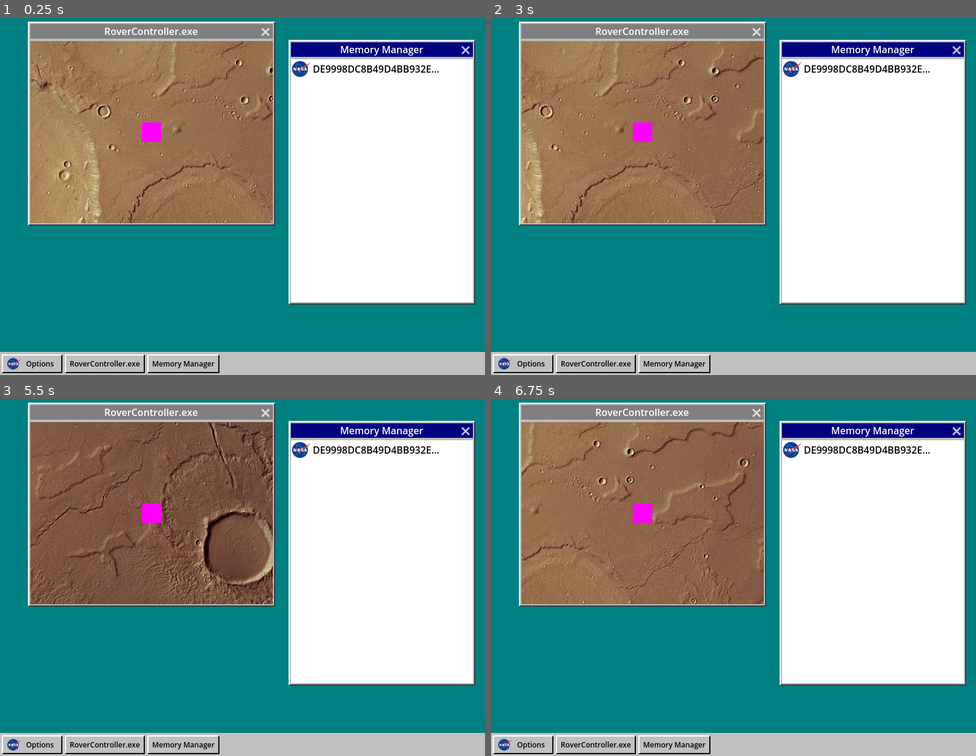
Above: before the commit, frames 1-4 (two rows, left to right).
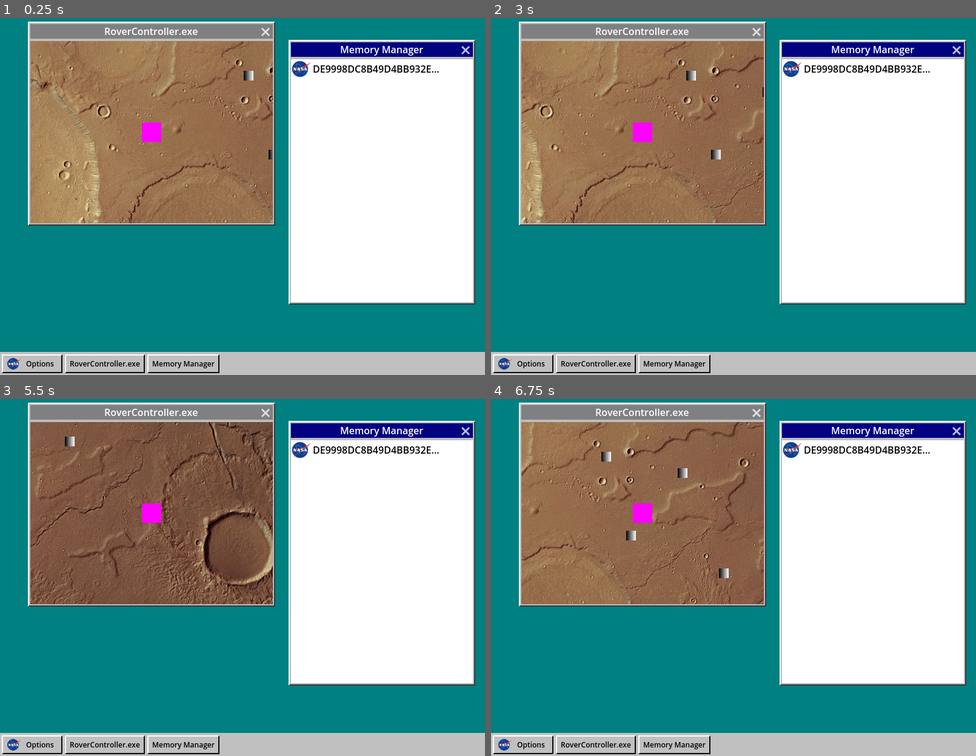
Above: after the commit, the same moments.

Repository: jerrutledge/Mars-Roverflow
Game: Godot game, scene res://scenes/Desktop.tscn
Two runs of this game, one before a commit and one after it. Both use one fixed random seed, a clock stepped at 60 frames per second and the inputs below.
Inputs:
- Up to frame 1 (0.25 s): no input
- Up to frame 2 (3 s): click "RoverController.exe" at 0.5 s; click "Memory Manager" at 1.25 s; click "Options" at 2 s; hold D (rover_right) from 2.78 s (still down)
- Up to frame 3 (5.5 s): release D (rover_right) at 3.53 s; hold S (rover_down) 3.53-4.28 s; hold D (rover_right) 4.28-5.03 s; hold W (rover_up) from 5.03 s (still down)
- Up to frame 4 (6.75 s): release W (rover_up) at 5.78 s; hold A (rover_left) from 5.78 s (still down)

The runs differ from the first frame. In frame 1, less than 0.1% of the frame differs, in the area x 50-57%, y 14-40%; in frame 2, 0.1%; in frame 3, less than 0.1%; in frame 4, 0.2%, in the area x 22-49%, y 14-51%.

Commit message:
Add collectible scene

Diff:
--- a/scenes/Mars.tscn
+++ b/scenes/Mars.tscn
@@ -1,7 +1,8 @@
-[gd_scene load_steps=3 format=3 uid="uid://db87imsybado5"]
+[gd_scene load_steps=4 format=3 uid="uid://db87imsybado5"]
 
 [ext_resource type="PackedScene" uid="uid://b2owmrpbbdqoe" path="res://scenes/rover.tscn" id="1_rvqjd"]
 [ext_resource type="Texture2D" uid="uid://cl8aa6nbfd13p" path="res://assets/Mars_Rift.jpg" id="2_qauqx"]
+[ext_resource type="PackedScene" uid="uid://dnclkmmwhfs6v" path="res://scenes/collectible.tscn" id="3_udfk4"]
 
 [node name="Mars" type="Node2D"]
 
@@ -13,3 +14,20 @@
 [node name="Rover" parent="." instance=ExtResource("1_rvqjd")]
 position = Vector2(200, 169)
 level_size = Vector2(1500, 1500)
+
+[node name="Collectibles" type="Node2D" parent="."]
+
+[node name="Collectible" parent="Collectibles" instance=ExtResource("3_udfk4")]
+position = Vector2(360, 76)
+
+[node name="Collectible2" parent="Collectibles" instance=ExtResource("3_udfk4")]
+position = Vector2(486, 103)
+
+[node name="Collectible3" parent="Collectibles" instance=ExtResource("3_udfk4")]
+position = Vector2(401, 206)
+
+[node name="Collectible4" parent="Collectibles" instance=ExtResource("3_udfk4")]
+position = Vector2(554, 268)
+
+[node name="Collectible5" parent="Collectibles" instance=ExtResource("3_udfk4")]
+position = Vector2(665, 171)
--- a/scenes/MemoryManager.tscn
+++ b/scenes/MemoryManager.tscn
@@ -1,7 +1,8 @@
-[gd_scene load_steps=4 format=3 uid="uid://bnundixphma7d"]
+[gd_scene load_steps=5 format=3 uid="uid://bnundixphma7d"]
 
 [ext_resource type="Theme" uid="uid://dpktb2f2xymkh" path="res://resources/theme.tres" id="1_0jkox"]
 [ext_resource type="PackedScene" uid="uid://dssepk3bcd32j" path="res://scenes/mem_item.tscn" id="2_w0id5"]
+[ext_resource type="Script" path="res://src/MemoryManager.gd" id="2_xi8ov"]
 
 [sub_resource type="StyleBoxFlat" id="StyleBoxFlat_x32xj"]
 bg_color = Color(1, 1, 1, 1)
@@ -14,6 +15,7 @@
 grow_vertical = 2
 theme = ExtResource("1_0jkox")
 theme_override_styles/panel = SubResource("StyleBoxFlat_x32xj")
+script = ExtResource("2_xi8ov")
 
 [node name="VBoxContainer" type="VBoxContainer" parent="."]
 layout_mode = 1
--- /dev/null
+++ b/scenes/collectible.tscn
@@ -0,0 +1,18 @@
+[gd_scene load_steps=4 format=3 uid="uid://dnclkmmwhfs6v"]
+
+[sub_resource type="Gradient" id="Gradient_nue2p"]
+
+[sub_resource type="GradientTexture1D" id="GradientTexture1D_ue7on"]
+gradient = SubResource("Gradient_nue2p")
+
+[sub_resource type="RectangleShape2D" id="RectangleShape2D_bn6yk"]
+size = Vector2(16, 16)
+
+[node name="Collectible" type="Area2D"]
+
+[node name="Sprite2D" type="Sprite2D" parent="."]
+scale = Vector2(0.0625, 16)
+texture = SubResource("GradientTexture1D_ue7on")
+
+[node name="CollisionShape2D" type="CollisionShape2D" parent="."]
+shape = SubResource("RectangleShape2D_bn6yk")
--- /dev/null
+++ b/src/MemoryManager.gd
@@ -0,0 +1,9 @@
+extends Panel
+
+@onready var v_box_container = $VBoxContainer
+
+var mem_item_tscn = preload("res://scenes/mem_item.tscn")
+
+func make_new_mem_item():
+	var new_item = mem_item_tscn.instantiate()
+	v_box_container.add_child(new_item)
